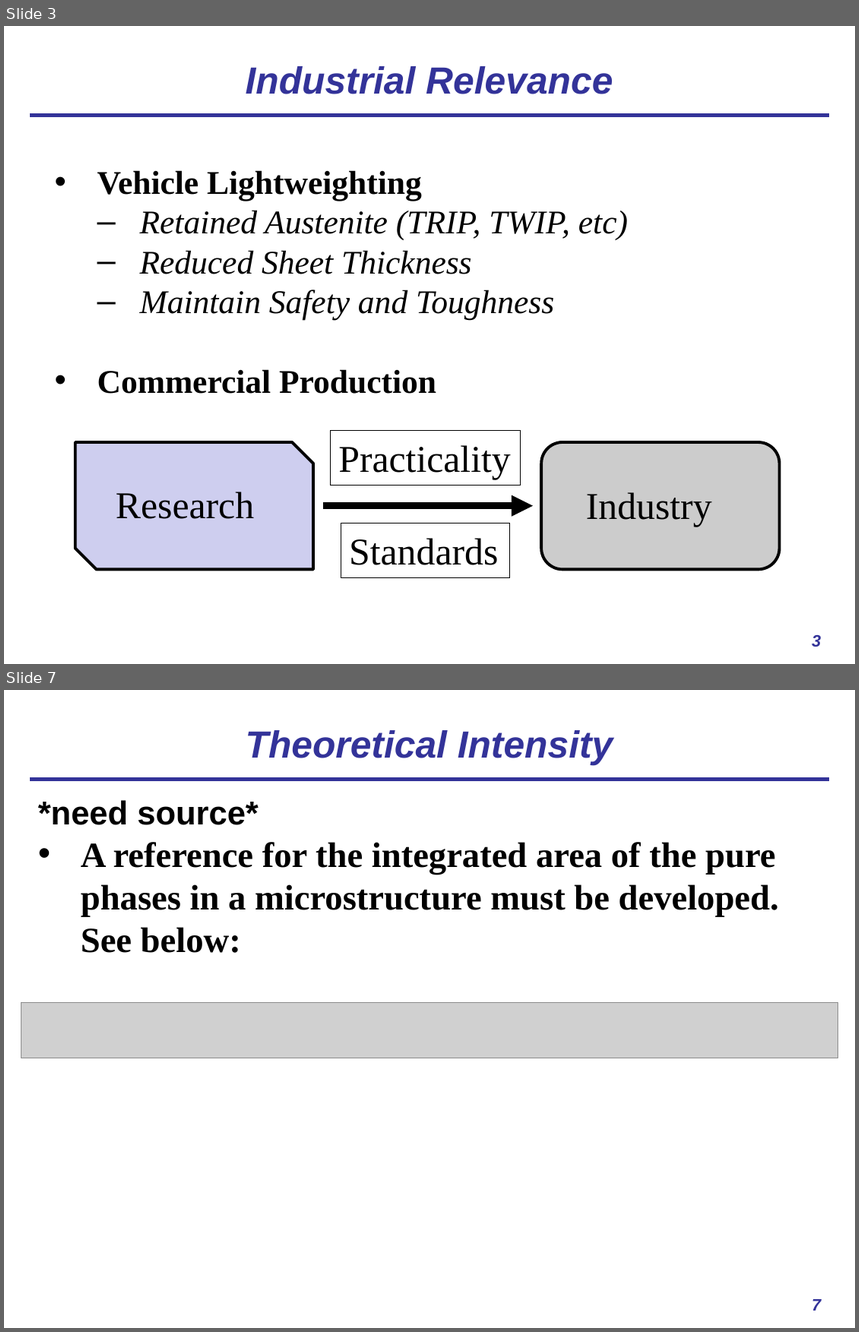
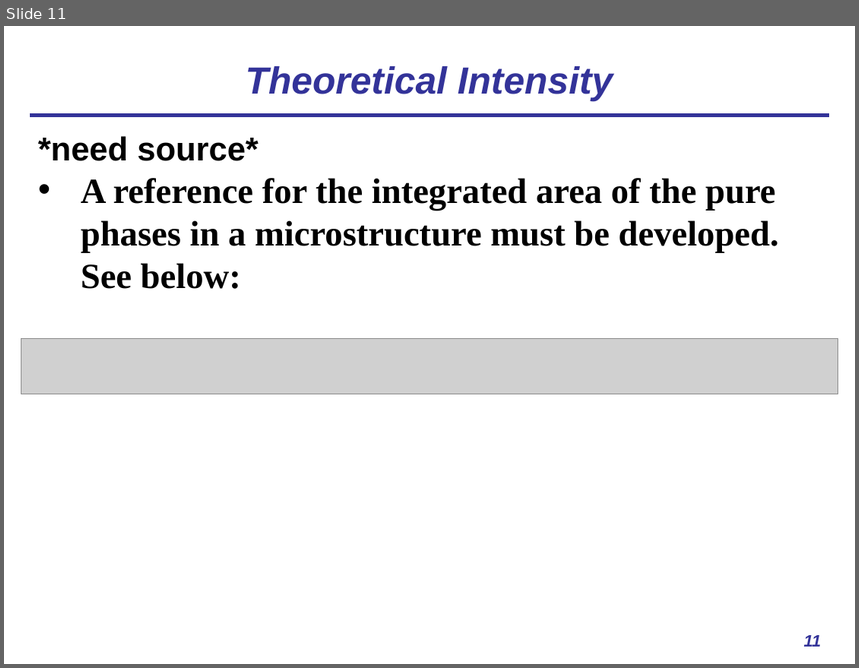
Before and after one commit to usnistgov/AusteniteCalculator, a slide deck: ASPPRC_presentation.pptx. Shown one above the other, each under a label of ours: slides 3 and 7 before the commit, slide 11 after it; the slides between them are not shown. The pictures are 859x1332 and 859x668 pixels, drawn with LibreOffice and Linux fonts; fonts in the diff are those of the drawing; grey boxes stand for pictures. Boxes give left, top, right and bottom in pixels: in the first picture for what was removed or moved away, otherwise in the second. Text is boxed around its words. In the diff, an @@ line names an element or a change of style, - is before the commit and + after.

```diff
--- a/ASPPRC_presentation.pptx
+++ b/ASPPRC_presentation.pptx
@@ slide 3 removed at (x1=4, y1=26, x2=855, y2=664), background #FFFFFF; not listed: 1 template element that a slide beside it also shows @@
@@ title removed at (x1=246, y1=66, x2=613, y2=94) @@
-Industrial Relevance
@@ text removed at (x1=97, y1=170, x2=628, y2=394) @@
-• Vehicle Lightweighting
-  – Retained Austenite (TRIP, TWIP, etc)
-  – Reduced Sheet Thickness
-  – Maintain Safety and Toughness
-• Commercial Production
@@ rectangle removed at (x1=330, y1=430, x2=520, y2=485) @@
-Practicality
@@ snip diag rect removed at (x1=75, y1=442, x2=314, y2=569) @@
@@ rounded rectangle removed at (x1=541, y1=442, x2=779, y2=569) @@
@@ text removed at (x1=116, y1=492, x2=254, y2=519) @@
-Research
@@ text removed at (x1=586, y1=493, x2=712, y2=528) @@
-Industry
@@ arrow removed from (323, 506) to (533, 506) @@
@@ rectangle removed at (x1=341, y1=523, x2=509, y2=578) @@
-Standards
@@ page number removed at (x1=812, y1=636, x2=821, y2=648) @@
-3
@@ what was slide 7 is now slide 11 @@
@@ page number at (x1=804, y1=636, x2=822, y2=647): text changed @@
-7
+11
```
Also in this commit, not shown: 5 slides changed, 6 slides added, 1 other slide removed.
